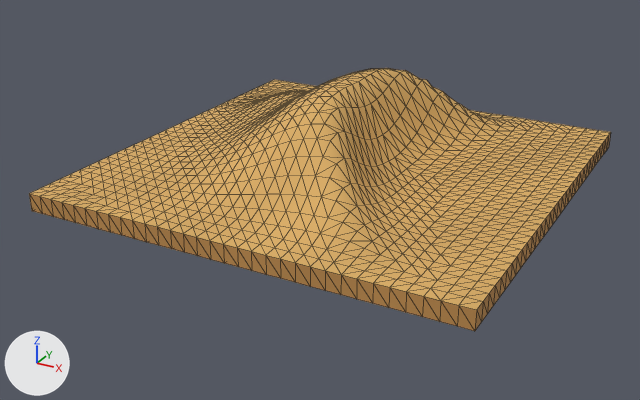
One commit to the glTF model assets/models/Environment_Desert_DuneTile16m_001.glb: the scene before it, then after it.
Both versions are drawn from a camera (50 mm lens) standing at (14.1, -27.6, 12.0) and looking at (-0.3, -1.4, -1.2). The lights are fixed; the arrows at lower left show +X, +Y and +Z. The older version comes first. Mesh edges are drawn as thin lines. Where no turn or scale is listed for an object, it has been applied to the vertices. Vertices at exactly the same position are counted once.

The first picture shows 'DS_DuneTile16m_Body'.
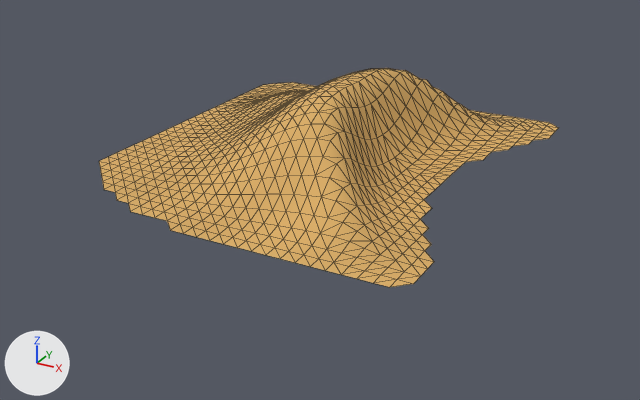
Changed parts and their boxes (x1, y1, x2, y2) in the pictures (640 x 400 px):
'DS_DuneTile16m_Body', reshaped (21% narrower, 17% shorter): before (29, 68, 611, 331); after (99, 68, 558, 287)
part 1 of me_ds_dunetile16m_body_mesh, deleted (orange): before (29, 80, 611, 331)

The change in detail:
me_ds_dunetile16m_body_mesh is used by ob_ds_dunetile16m_body; location (0.0, 0.0, 0.0).
me_ds_dunetile16m_body_mesh had 1218 vertices, 2432 faces and spanned x -8.0..8.0, y -8.0..8.0, z -0.6..3.1.
me_ds_dunetile16m_body_mesh now has 850 vertices, 1589 faces and spans x -8.0..6.0, y -8.0..8.0, z 0.0..3.1.
me_ds_dunetile16m_body_mesh part 1: 368 vertices removed from x -8.0..8.0, y -8.0..8.0, z -0.6..0.0.
